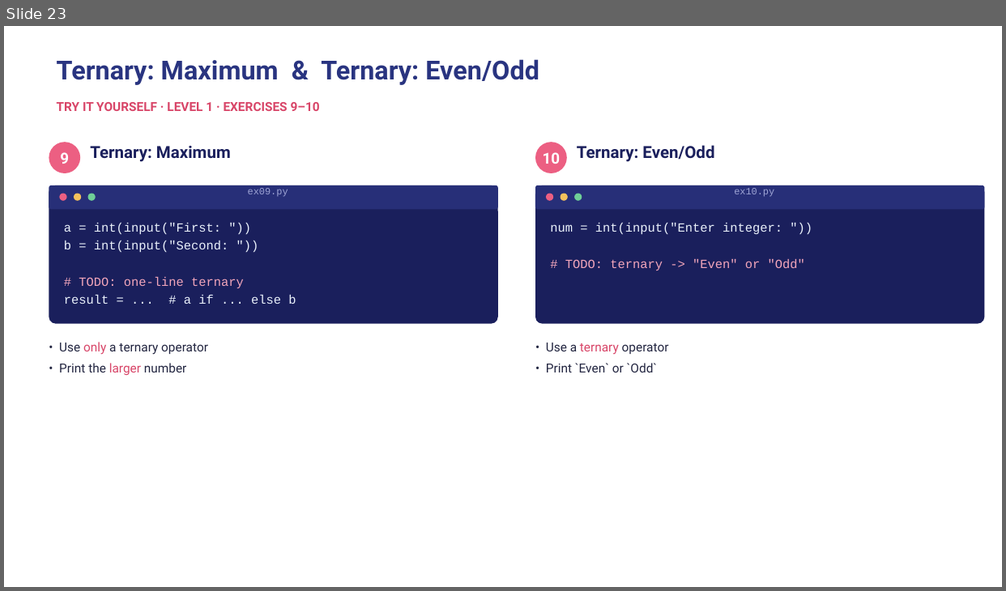
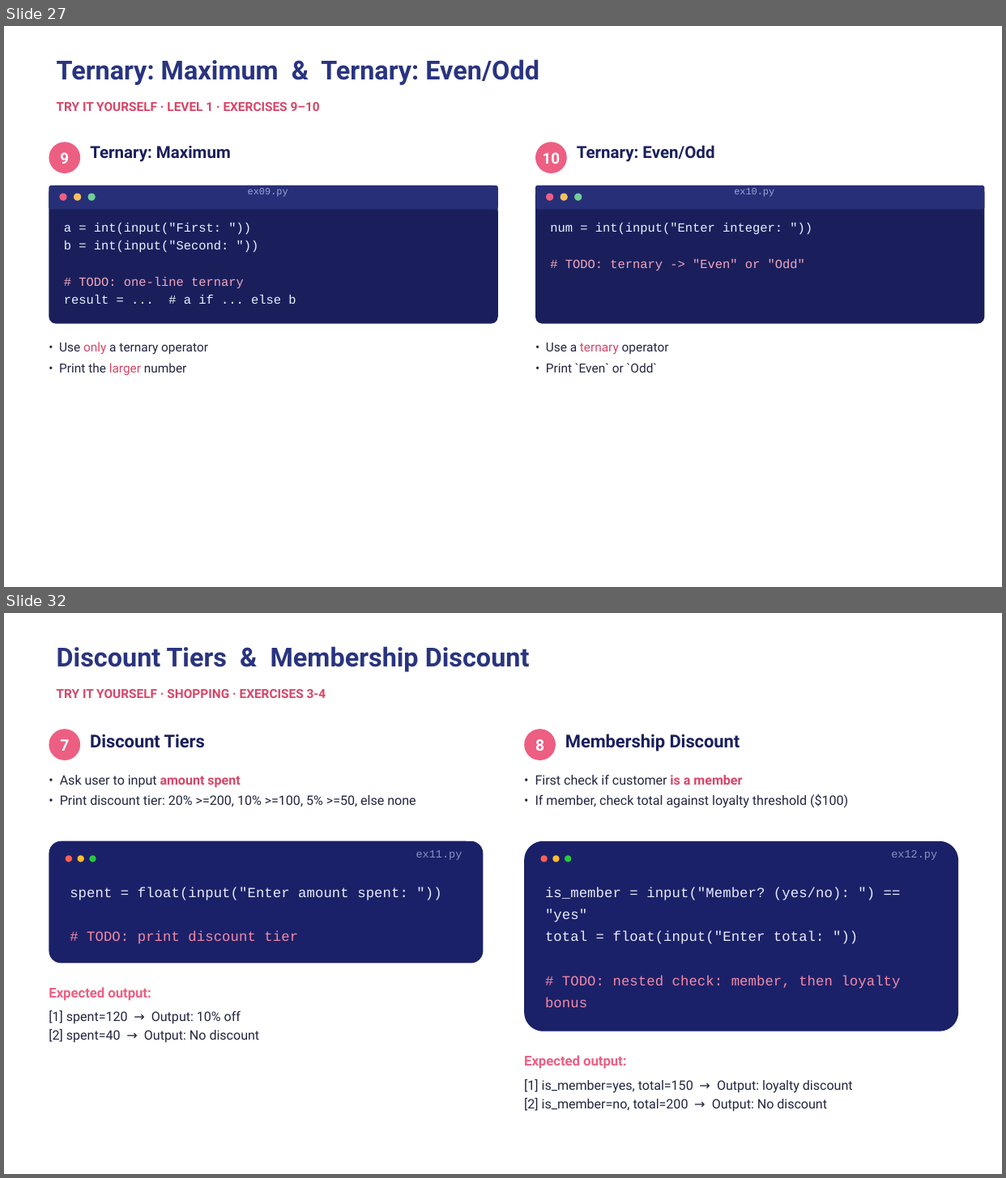
Before and after one commit to wg-training/wg-python-for-data-science-fundamental, a slide deck: slides/06 - Python Control Flows - Conditional Statement.pptx. Shown one above the other, each under a label of ours: slide 23 before the commit, slides 27 and 32 after it; the slides between them are not shown. The pictures are 1006x591 and 1006x1178 pixels, drawn with LibreOffice and Linux fonts; fonts in the diff are those of the drawing. Boxes give left, top, right and bottom in pixels: in the first picture for what was removed or moved away, otherwise in the second. Text is boxed around its words. In the diff, an @@ line names an element or a change of style, - is before the commit and + after.

```diff
--- a/slides/06 - Python Control Flows - Conditional Statement.pptx
+++ b/slides/06 - Python Control Flows - Conditional Statement.pptx
@@ slide 32 added at (4,613,1002,1174), background #FFFFFF @@
@@ title added at (57,646,530,672), 18.9 pt, text #293480, bold @@
+Discount Tiers & Membership Discount
@@ text added at (57,689,326,698), 9 pt, text #D84568, bold @@
+TRY IT YOURSELF · SHOPPING · EXERCISES 3-4
@@ ellipse added at (49,729,80,760), fill #EC5F82, 11.2 pt, text #FFFFFF, bold @@
+7
@@ ellipse added at (524,729,555,760), fill #EC5F82, 11.2 pt, text #FFFFFF, bold @@
+8
@@ text added at (565,734,740,752), 12.8 pt, text #1A1F5C, bold @@
+Membership Discount
@@ text added at (90,735,205,748), 12.8 pt, text #1A1F5C, bold @@
+Discount Tiers
@@ text added at (60,775,415,807), 9.4 pt, text #222540 @@
+• Ask user to input amount spent
+• Print discount tier: 20% >=200, 10% >=100, 5% >=50, else none
@@ text added at (535,774,848,808), 9.4 pt, text #222540 @@
+• First check if customer is a member
+• If member, check total against loyalty threshold ($100)
@@ rounded rectangle added at (49,841,483,963), fill #1B2168 @@
@@ ellipse added at (65,855,72,862), fill #FF5F56 @@
@@ ellipse added at (77,855,84,862), fill #FFBD2E @@
@@ ellipse added at (89,855,96,862), fill #27C93F @@
@@ text added at (416,850,462,860), 7.9 pt, text #8891C7 @@
+ex11.py
@@ rounded rectangle added at (524,841,958,1032), fill #1B2168 @@
@@ ellipse added at (541,855,548,862), fill #FF5F56 @@
@@ ellipse added at (553,855,560,862), fill #FFBD2E @@
@@ ellipse added at (565,855,572,862), fill #27C93F @@
@@ text added at (891,850,937,860), 7.9 pt, text #8891C7 @@
+ex12.py
@@ text added at (70,888,408,944), 10.1 pt, text #E9EBFA @@
+spent = float(input("Enter amount spent: "))
+# TODO: print discount tier
@@ text added at (545,888,901,1007), 10.1 pt, text #E9EBFA @@
+is_member = input("Member? (yes/no): ") == "yes"
+total = float(input("Enter total: "))
+# TODO: nested check: member, then loyalty bonus
@@ text added at (49,987,260,1043), 9.4 pt, text #222540 @@
+Expected output:
+[1] spent=120 → Output: 10% off
+[2] spent=40 → Output: No discount
@@ text added at (524,1055,853,1112), 9.4 pt, text #222540 @@
+Expected output:
+[1] is_member=yes, total=150 → Output: loyalty discount
+[2] is_member=no, total=200 → Output: No discount
@@ what was slide 23 is now slide 27 @@
```
Also in this commit, not shown: 11 slides changed, 8 other slides added, 2 other files.
